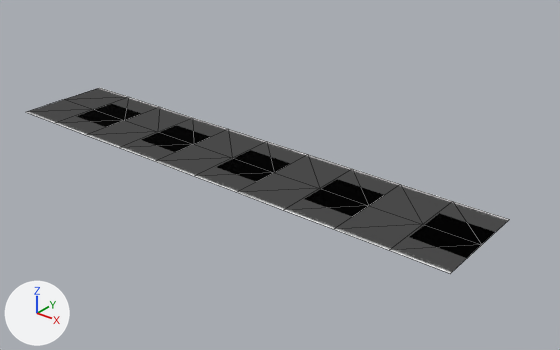
Before and after pictures for a commit that changed the glTF model assets/overworld/3d/Gift_Plane.glb.
Before and after are seen from a camera (50 mm lens) standing at (12.9, -9.7, 6.01) and looking at (4.58, 0.69, -0.44). Every picture has the same lights, and +X, +Y and +Z are marked at lower left. Mesh edges are drawn as thin lines. Vertices at the same position are counted once.

The older version as bpy lines, for what is in view:
```python
me_plane_001 = bpy.data.meshes.new('Plane.001')
me_plane_001.from_pydata(...)  # 33 vertices, 40 faces; spans x -1.5..8.5, y -1.5..0.5, z 0.0
me_plane_001.materials.append(mat_road_material)
ob_plane = bpy.data.objects.new('Plane', me_plane_001)
ob_plane.location = (0.5, 0.5, 0.0)
```
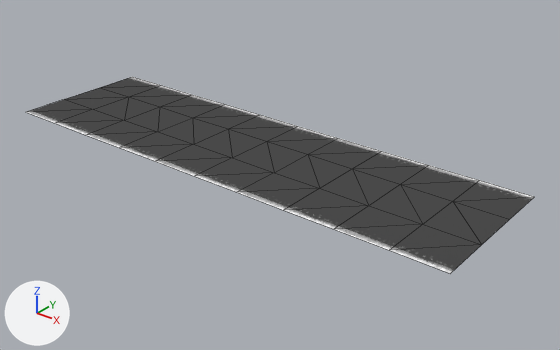
Pixel boxes (x1, y1, x2, y2) of what changed, in the pictures (560 x 350 px):
'Plane', reshaped: before (26, 88, 510, 274); after (26, 77, 534, 274)
part 1 of me_plane_001, added: after (100, 77, 534, 219)
part 2 of me_plane_001, surface changed (black to grey): (26, 88, 510, 274) in both

What changed in the scene script:
```text
Change me_plane_001:
    used by ob_plane; location = (0.5, 0.5, 0.0)
    remove me_plane_001.from_pydata(...)  # 33 vertices, 40 faces; spans x -1.5..8.5, y -1.5..0.5, z 0.0
    add me_plane_001.from_pydata(...)  # 44 vertices, 60 faces; spans x -1.5..8.5, y -1.5..1.5, z 0.0
    me_plane_001 part 1
    11 new vertices lie (0.0, 1.0, 0.0) away from vertices in x -1.5..8.5, y 0.5, z 0.0
    20 new faces join them
    me_plane_001 part 2: 40 kept faces spanning x -1.5..8.5, y -1.5..0.5, z 0.0 get new texture (UV) coordinates
```
